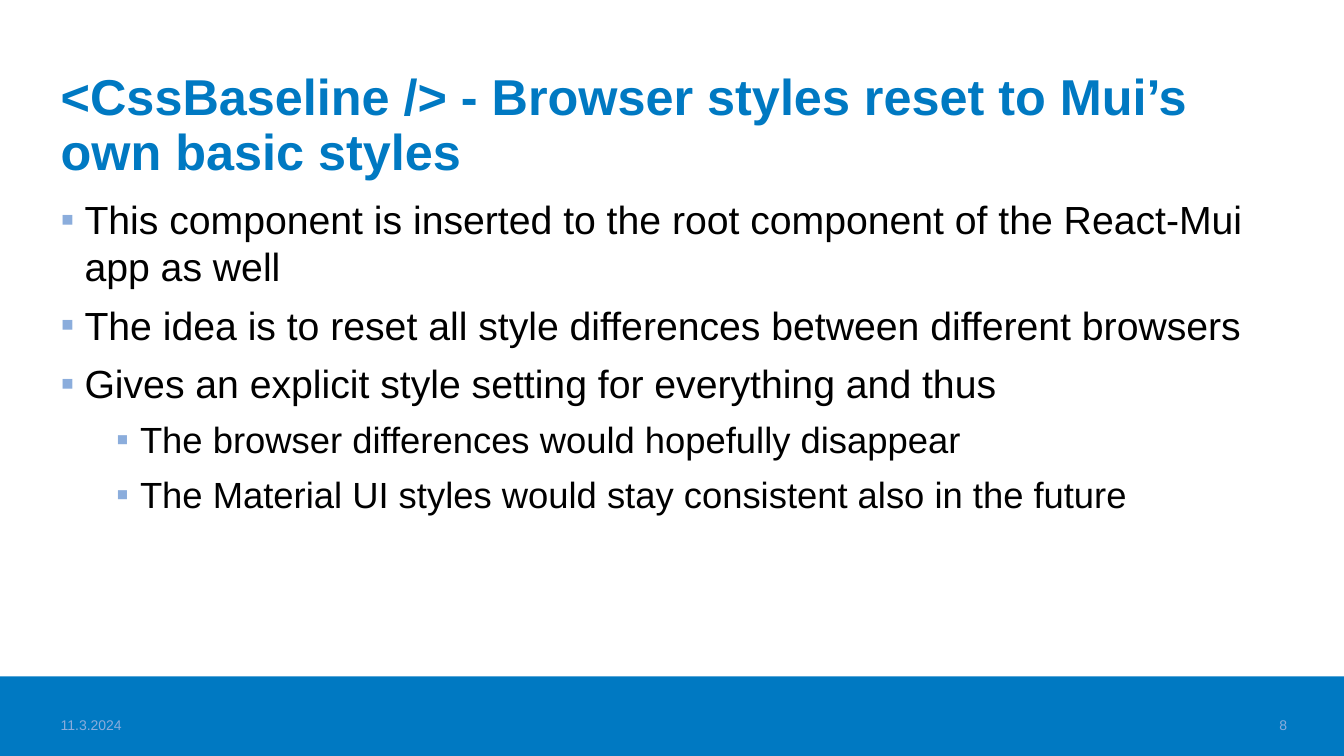
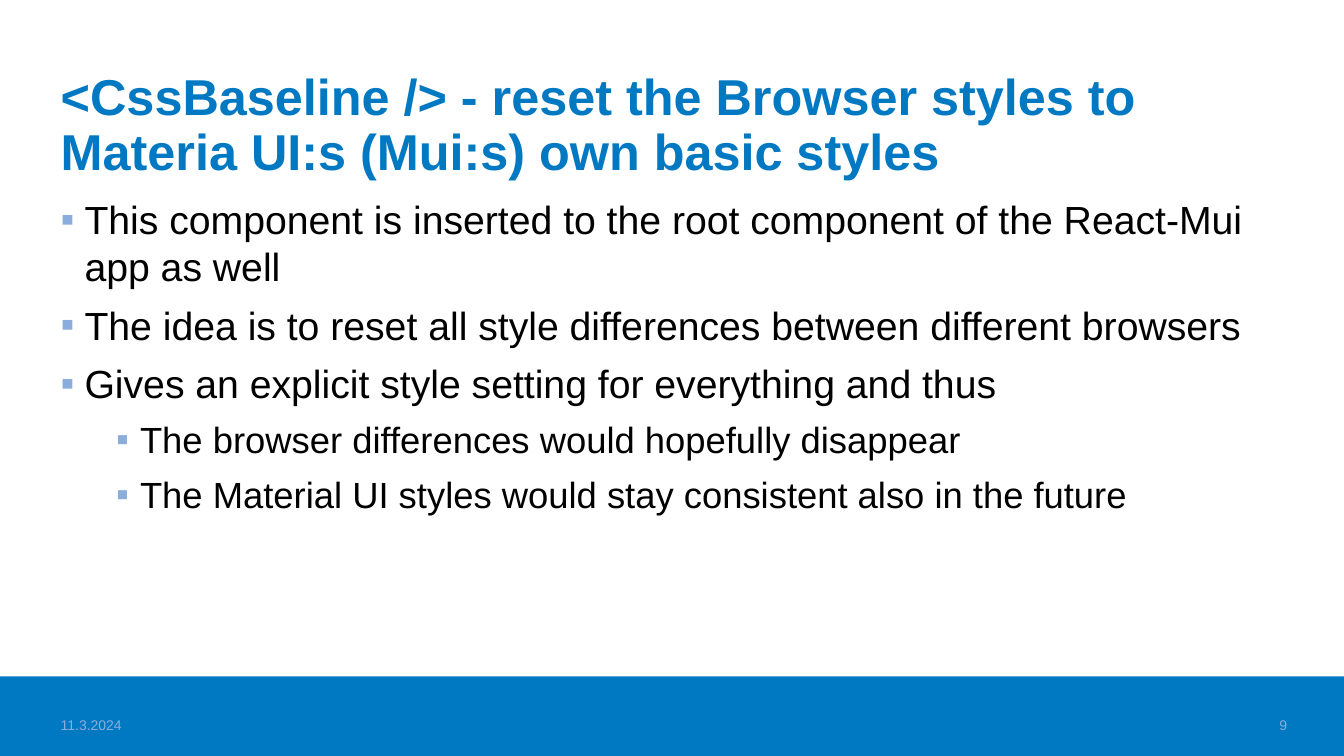
Before and after one commit to haagahelia/ohke-teknologiat, a slide deck: slide 9 of 05_frontend/Frontend_VideoTopics.pptx (slide 8 before the commit). Drawn at 1344x756 pixels with LibreOffice and Linux fonts; fonts in the diff are those of the drawing; background and template pictures are left out. Boxes give left, top, right and bottom in pixels: in the first picture for what was removed or moved away, otherwise in the second. Text is boxed around its words. In the diff, an @@ line names an element or a change of style, - is before the commit and + after.

Commit message:
Polishing Frontend learning material even more

```diff
--- a/05_frontend/Frontend_VideoTopics.pptx
+++ b/05_frontend/Frontend_VideoTopics.pptx
@@ title at [61,78,1136,180]: text changed @@
-<CssBaseline /> - Browser styles reset to Mui’s own basic styles
+<CssBaseline /> - reset the Browser styles to Materia UI:s (Mui:s) own basic styles
```
Also in this commit, not shown: 6 other slides changed, 1 slide added, 1 other file.
